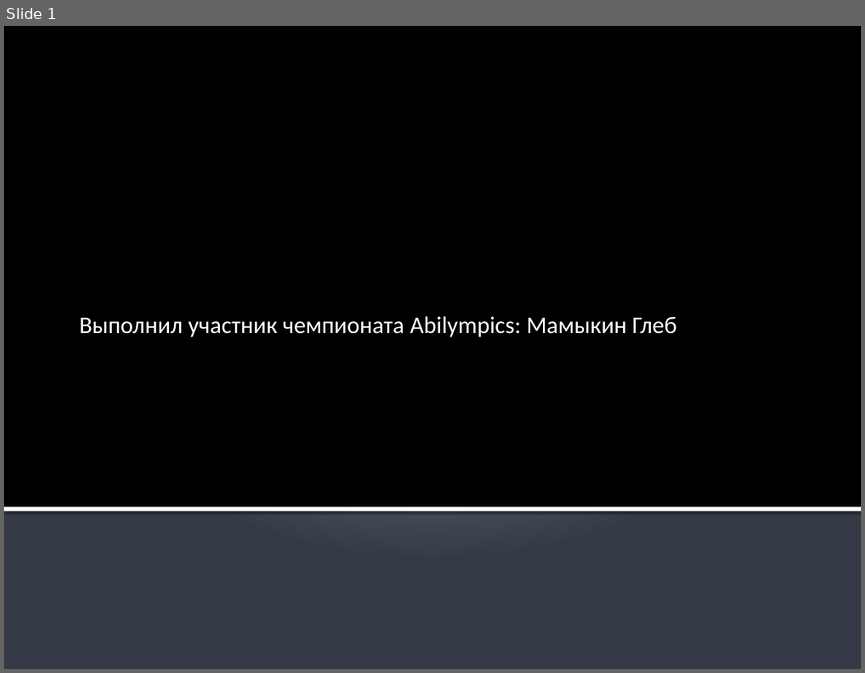
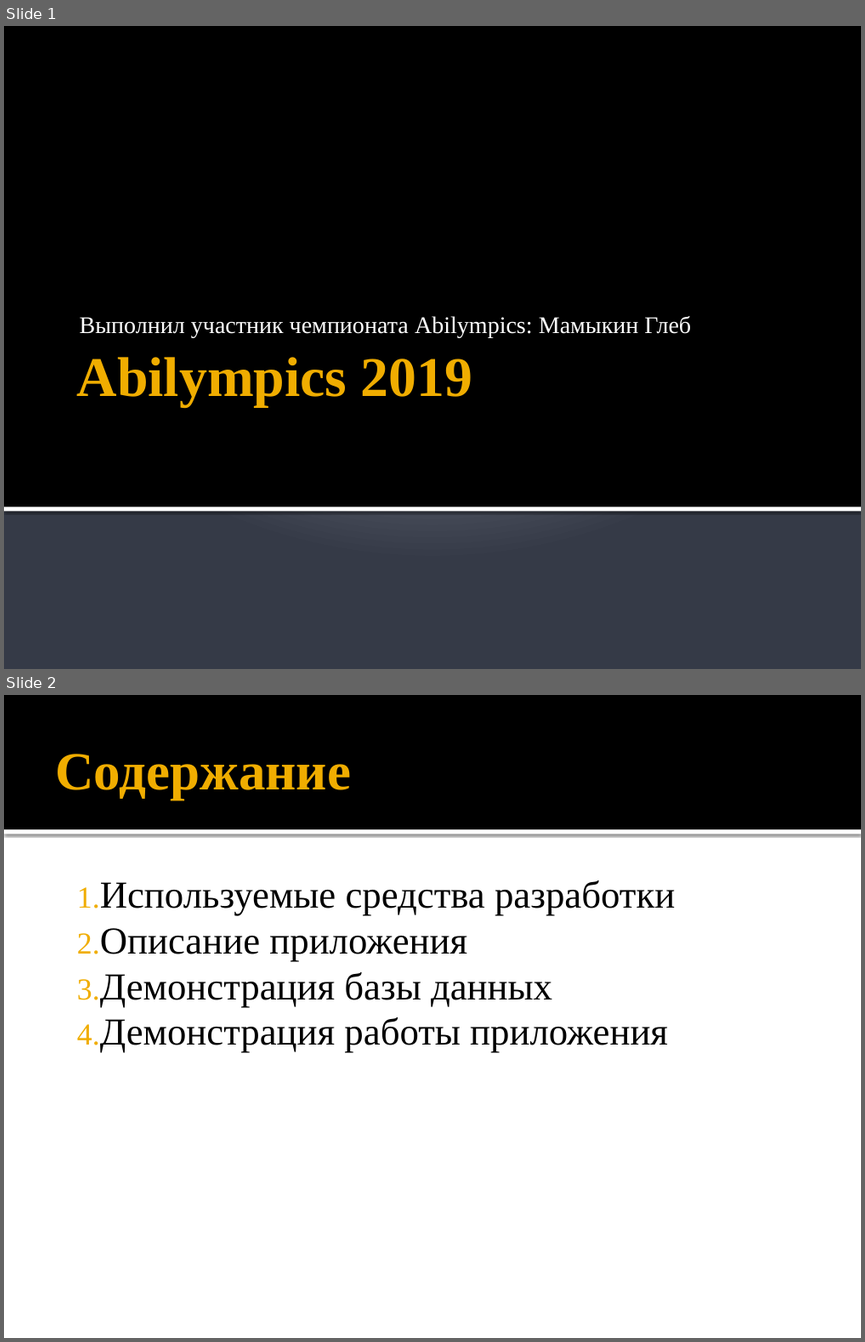
Before and after one commit to Krak12/Abilympics2, a slide deck: Abilympics2.pptx. Shown one above the other, each under a label of ours: slide 1 before the commit, slides 1 and 2 after it. The pictures are 865x673 and 865x1342 pixels, drawn with LibreOffice and Linux fonts; fonts in the diff are those of the drawing. Boxes give left, top, right and bottom in pixels: in the first picture for what was removed or moved away, otherwise in the second. Text is boxed around its words. In the diff, an @@ line names an element or a change of style, - is before the commit and + after.

```diff
--- a/Abilympics2.pptx
+++ b/Abilympics2.pptx
@@ slide 2 added at box(4, 695, 861, 1338), background #FFFFFF @@
@@ rectangle added at box(4, 695, 861, 829), fill #000000 @@
@@ title added at box(55, 754, 351, 800), 45 pt, text #F0AD00, bold @@
+Содержание
@@ rectangle added at box(4, 829, 861, 834), fill #FFFFFF @@
@@ text added at box(100, 880, 675, 1053), 32 pt, text #000000 @@
+1. Используемые средства разработки
+2. Описание приложения
+3. Демонстрация базы данных
+4. Демонстрация работы приложения
@@ slide 1 changed as well @@
@@ subtitle "Выполнил участник чемпионата Abilympics: Мамыкин ..." at box(80, 316, 691, 337): font Calibri to Times New Roman @@
@@ title added at box(77, 357, 473, 407), 47 pt, text #F0AD00, bold @@
+Abilympics 2019
```
Also in this commit, not shown: 15 other slides added, 16 slides removed, 2 other files.
